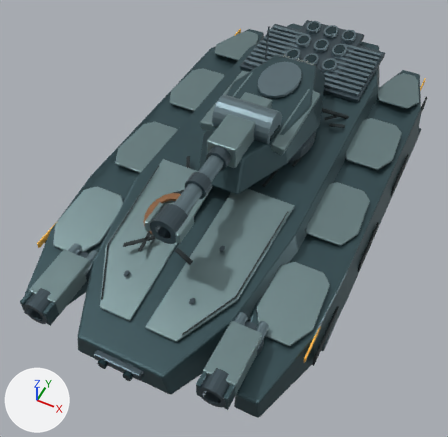
The glTF model assets/hover-tank/mork_hover_tank_d2.glb: old version first, new version second.
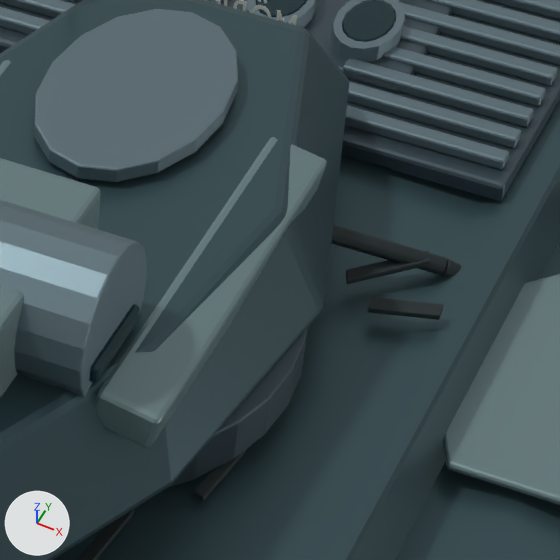
The first picture shows the older version from a 50 mm camera at (3.83, -9.45, 10.21) aimed at (-0.02, -1.76, 0.59). The close-ups show the older and then the newer version on the part from 56% to 83% of the width and 14% to 41% of the height of that picture. Only the edits that show in the close-ups are written down. Arrows for +X, +Y and +Z are at lower left; the lights stay in place. Where no turn or scale is listed for an object, it has been applied to the vertices.

The first close-up shows 'Armor impact gouge.006', 'Armored cannon breech.002', 'Armored hover nacelle.005', 'Commander flush hatch.002', 'Engine cooling louver.040', 'Engine heat exchanger.004', 'Gun trunnion.002', 'Lean turret wedge.002', 'Low armored main hull.002', 'Tapered nacelle shield.020', 'Turret azimuth bearing.002', 'Turret cheek armor.004' and 6 more.
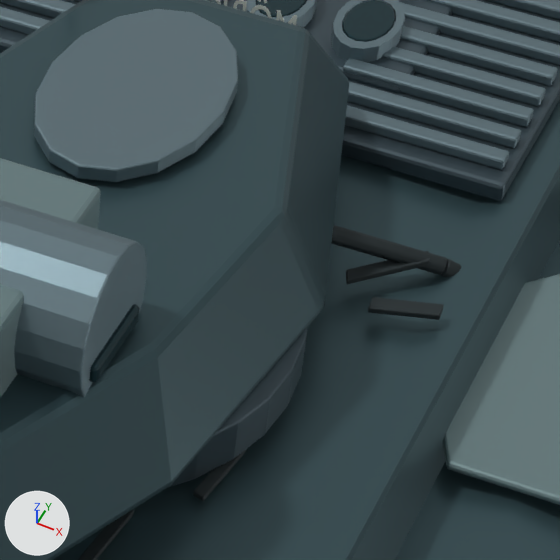
What changed in the scene script:
```text
Remove ob_turret_cheek_armor_004:
    ob_turret_cheek_armor_004 = bpy.data.objects.new('Turret cheek armor.004', me_cube_183)
    ob_turret_cheek_armor_004.location = (-0.756, -0.08, 2.234)
```

What differs and where, as boxes [x1, y1, x2, y2] in the close-ups (560 x 560 px):
'Turret cheek armor.004', deleted: before [0, 60, 327, 448]
